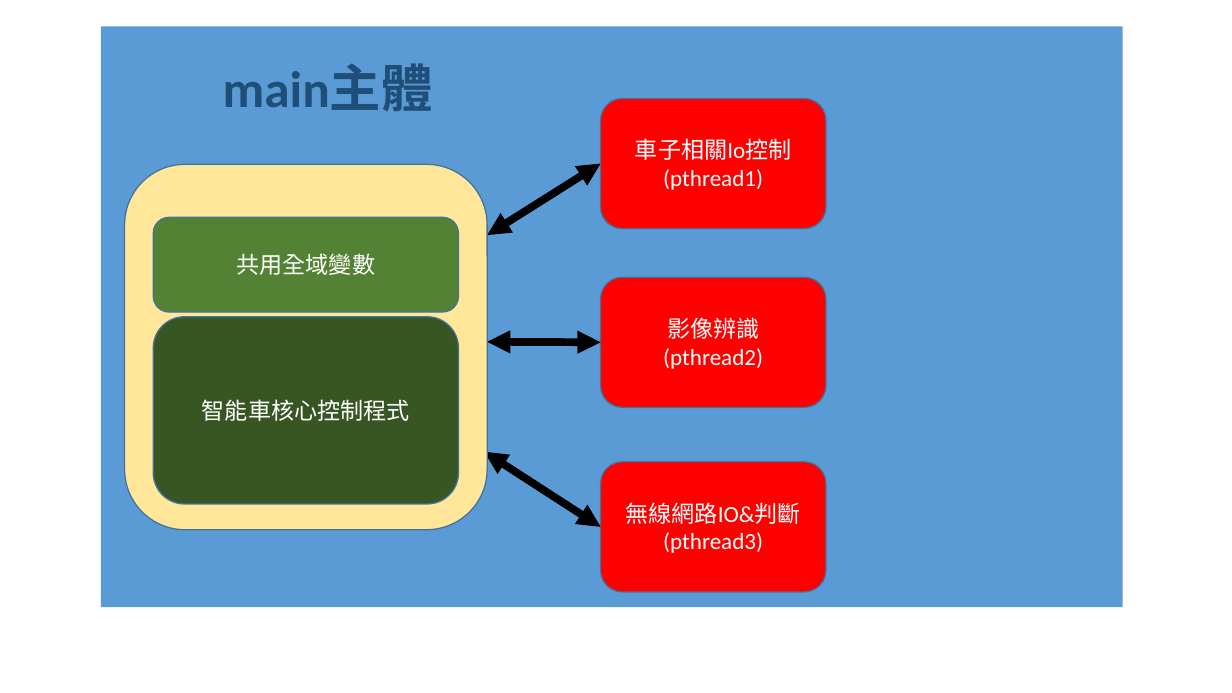
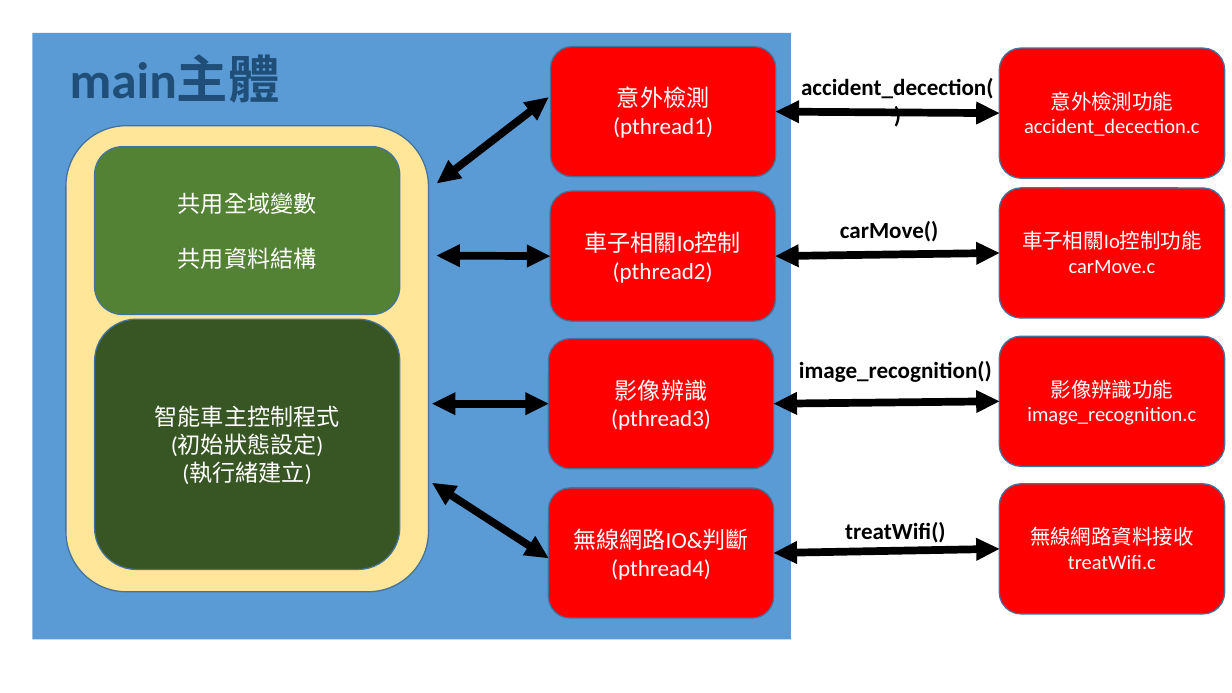
Before and after one commit to mskhrk/nttu_smartCar, a slide deck: slide 1 of document/運作流程圖.pptx. Drawn at 1232x693 pixels with LibreOffice and Linux fonts; fonts in the diff are those of the drawing. Boxes give left, top, right and bottom in pixels: in the first picture for what was removed or moved away, otherwise in the second. Text is boxed around its words. In the diff, an @@ line names an element or a change of style, - is before the commit and + after.

```diff
--- a/document/運作流程圖.pptx
+++ b/document/運作流程圖.pptx
@@ rectangle: place and size @@
-rectangle at (101, 26, 1123, 607)
+rectangle at (32, 33, 791, 640)
@@ text "main主體": place and size @@
-text "main主體" at (223, 65, 433, 111)
+text "main主體" at (70, 55, 280, 102)
@@ rounded rectangle added at (551, 46, 776, 177), fill #FF0000, outline #43739E 1 pt, 18 pt, text #FFFFFF @@
+意外檢測
+(pthread1)
@@ rounded rectangle added at (1000, 48, 1226, 178), fill #FF0000, outline #43739E 1 pt, 16 pt, text #FFFFFF @@
+意外檢測功能
+accident_decection.c
@@ text added at (801, 78, 993, 102), 18 pt, text #000000, bold @@
+accident_decection()
@@ double arrow moved from (487, 235) - (601, 164) to (437, 183) - (549, 97) @@
@@ arrow moved from (601, 164) - (510, 277) to (551, 112) - (459, 226) @@
@@ double arrow added from (776, 112) to (1000, 113), #000000 6 pt @@
@@ rounded rectangle: place and size @@
-rounded rectangle at (125, 165, 487, 530)
+rounded rectangle at (66, 126, 428, 592)
@@ rounded rectangle "共用全域變數 共用資料結構": place and size @@
-rounded rectangle "共用全域變數 共用資料結構" at (153, 217, 458, 312)
+rounded rectangle "共用全域變數 共用資料結構" at (94, 147, 399, 315)
@@ text in rounded rectangle at (178, 192, 317, 269): text changed @@
-共用全域變數
+共用全域變數
+共用資料結構
@@ rounded rectangle "車子相關Io控制 (pthread2)": place and size @@
-rounded rectangle "車子相關Io控制 (pthread2)" at (601, 99, 826, 229)
+rounded rectangle "車子相關Io控制 (pthread2)" at (550, 191, 775, 322)
@@ rounded rectangle added at (1000, 188, 1226, 318), fill #FF0000, outline #43739E 1 pt, 16 pt, text #FFFFFF @@
+車子相關Io控制功能
+carMove.c
@@ text in rounded rectangle at (584, 231, 741, 283): text changed @@
-車子相關Io控制
-(pthread1)
+車子相關Io控制
+(pthread2)
@@ text added at (840, 221, 938, 242), 18 pt, text #000000, bold @@
+carMove()
@@ double arrow added from (437, 256) to (550, 256), #000000 6 pt @@
@@ double arrow added from (1000, 253) to (775, 256), #000000 6 pt @@
@@ rounded rectangle "智能車主控制程式 (初始狀態設定) (執行緒建立)": place and size @@
-rounded rectangle "智能車主控制程式 (初始狀態設定) (執行緒建立)" at (153, 317, 458, 505)
+rounded rectangle "智能車主控制程式 (初始狀態設定) (執行緒建立)" at (94, 319, 399, 569)
@@ rounded rectangle "影像辨識 (pthread3)": place and size @@
-rounded rectangle "影像辨識 (pthread3)" at (601, 277, 826, 408)
+rounded rectangle "影像辨識 (pthread3)" at (549, 338, 775, 469)
@@ rounded rectangle added at (1000, 336, 1226, 467), fill #FF0000, outline #43739E 1 pt, 16 pt, text #FFFFFF @@
+影像辨識功能
+image_recognition.c
@@ text in rounded rectangle at (611, 379, 711, 430): text changed @@
-影像辨識
-(pthread2)
+影像辨識
+(pthread3)
@@ text added at (799, 361, 992, 382), 18 pt, text #000000, bold @@
+image_recognition()
@@ text in rounded rectangle at (155, 405, 340, 484): text changed @@
-智能車核心控制程式
+智能車主控制程式
+(初始狀態設定)
+(執行緒建立)
@@ double arrow moved from (487, 342) - (601, 342) to (433, 404) - (549, 404) @@
@@ double arrow added from (1000, 401) to (774, 404), #000000 6 pt @@
@@ double arrow moved from (484, 452) - (601, 527) to (433, 483) - (549, 558) @@
@@ rounded rectangle "無線網路IO&判斷(pthread4)": place and size @@
-rounded rectangle "無線網路IO&判斷(pthread4)" at (601, 462, 826, 592)
+rounded rectangle "無線網路IO&判斷(pthread4)" at (549, 488, 775, 618)
@@ rounded rectangle added at (1000, 484, 1226, 615), fill #FF0000, outline #43739E 1 pt, 16 pt, text #FFFFFF @@
+無線網路資料接收
+treatWifi.c
@@ text in rounded rectangle at (573, 528, 748, 580): text changed @@
-無線網路IO&判斷(pthread3)
+無線網路IO&判斷(pthread4)
@@ text added at (845, 522, 945, 543), 18 pt, text #000000, bold @@
+treatWifi()
@@ double arrow added from (774, 553) to (1000, 549), #000000 6 pt @@
```
Also in this commit, not shown: 1 other file.
